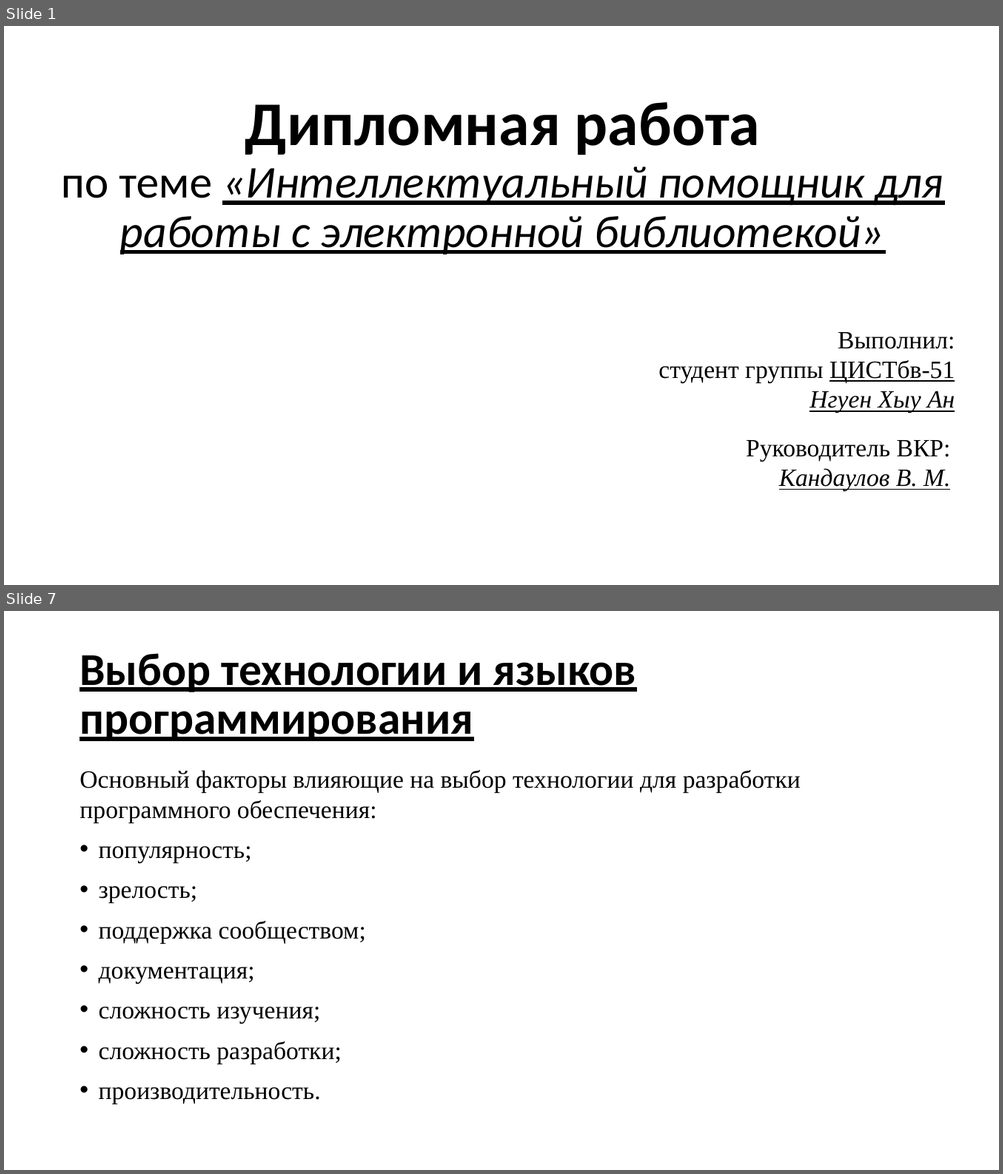
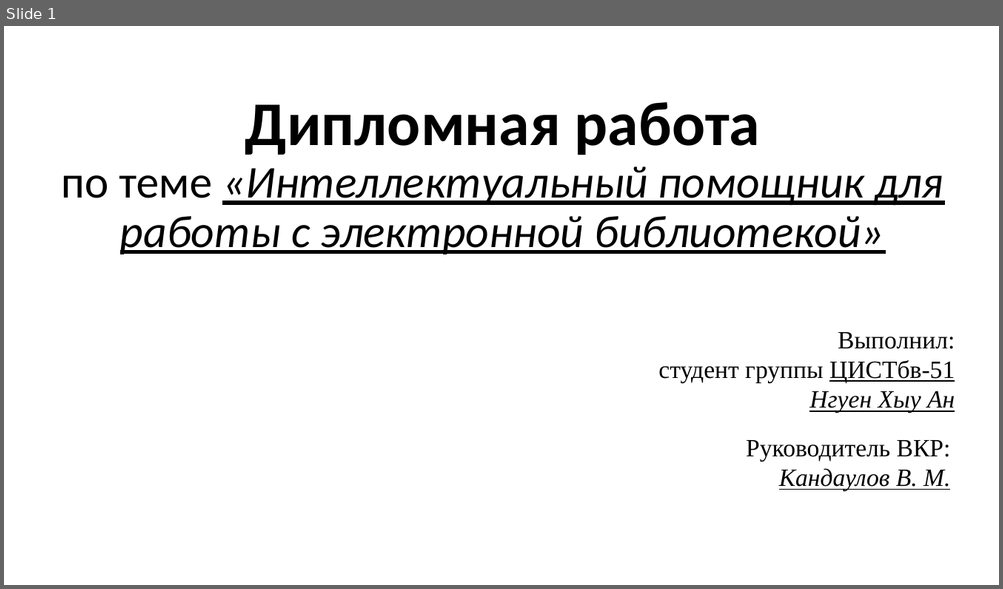
Before and after one commit to an-nguen/UlstuGradWork, a slide deck: docs/Презентация.pptx. Shown one above the other, each under a label of ours: slides 1 and 7 before the commit, slide 1 after it; the slides between them are not shown. The pictures are 1003x1174 and 1003x589 pixels, drawn with LibreOffice and Linux fonts; fonts in the diff are those of the drawing. Boxes give left, top, right and bottom in pixels: in the first picture for what was removed or moved away, otherwise in the second. Text is boxed around its words. In the diff, an @@ line names an element or a change of style, - is before the commit and + after.

```diff
--- a/docs/Презентация.pptx
+++ b/docs/Презентация.pptx
@@ slide 7 removed at [4, 611, 999, 1170], background #FFFFFF @@
@@ title removed at [79, 653, 637, 741] @@
-Выбор технологии и языков программирования
@@ text removed at [79, 770, 800, 1105] @@
-Основный факторы влияющие на выбор технологии для разработки программного обеспечения:
-• популярность;
-• зрелость;
-• поддержка сообществом;
-• документация;
-• сложность изучения;
-• сложность разработки;
-• производительность.
```
Also in this commit, not shown: 3 slides changed, 1 slide added, 4 other slides removed, 1 other file.
